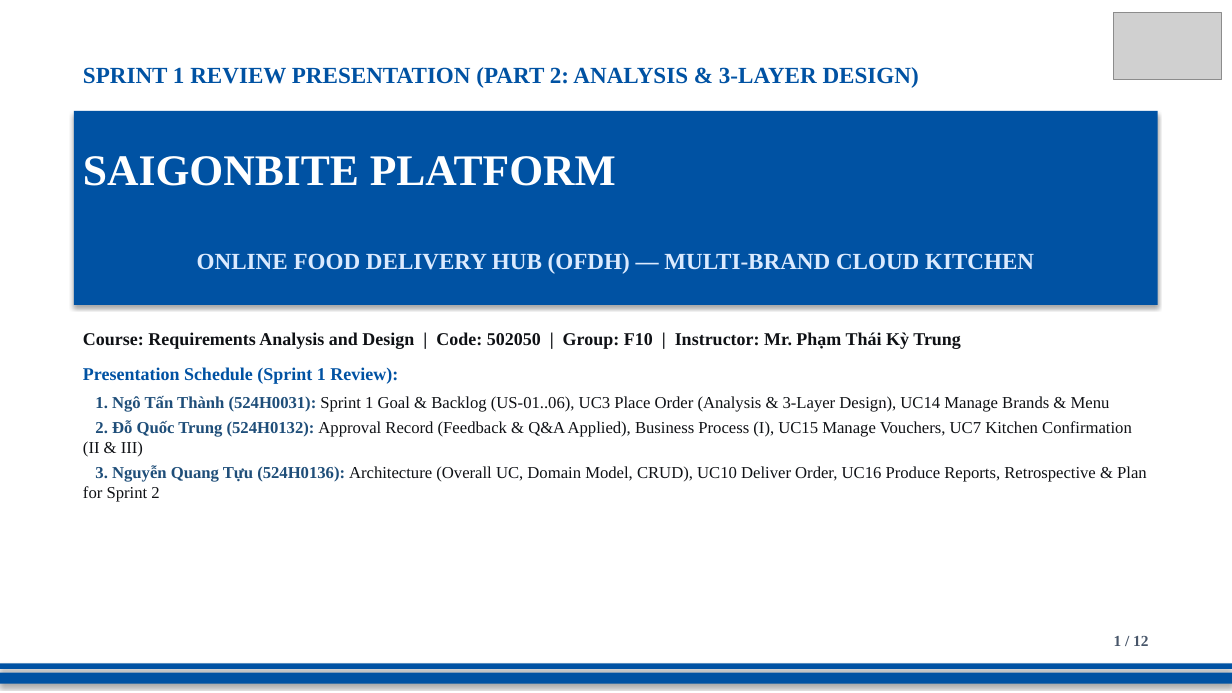
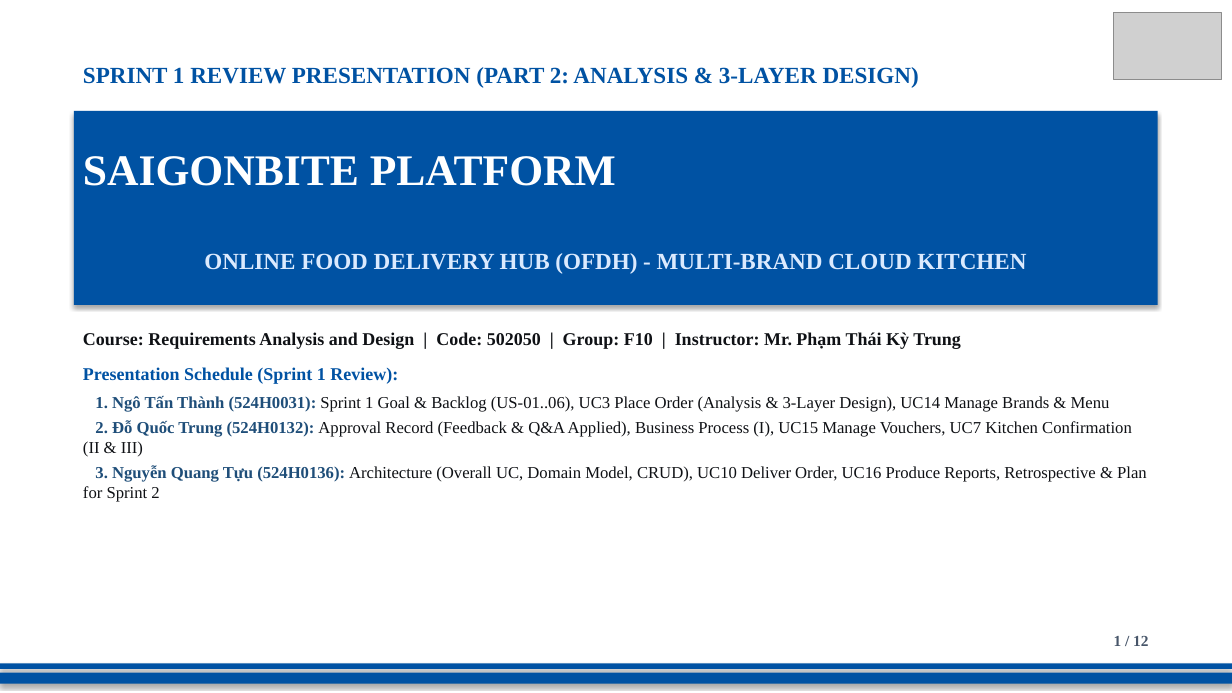
Before and after one commit to DoQuocTrung06/SaigonBite-RAD-TeamF10, a slide deck: slide 1 of Part_2/TeamF10_Presentation_for_SaigonBite.pptx. Drawn at 1232x693 pixels with LibreOffice and Linux fonts; fonts in the diff are those of the drawing; grey boxes stand for pictures. Boxes give left, top, right and bottom in pixels: in the first picture for what was removed or moved away, otherwise in the second. Text is boxed around its words. In the diff, an @@ line names an element or a change of style, - is before the commit and + after.

```diff
--- a/Part_2/TeamF10_Presentation_for_SaigonBite.pptx
+++ b/Part_2/TeamF10_Presentation_for_SaigonBite.pptx
@@ text in rectangle at [204,253,1026,274]: text changed @@
-ONLINE FOOD DELIVERY HUB (OFDH) — MULTI-BRAND CLOUD KITCHEN
+ONLINE FOOD DELIVERY HUB (OFDH) - MULTI-BRAND CLOUD KITCHEN
```
Also in this commit, not shown: 9 other slides changed, 1 other file.
